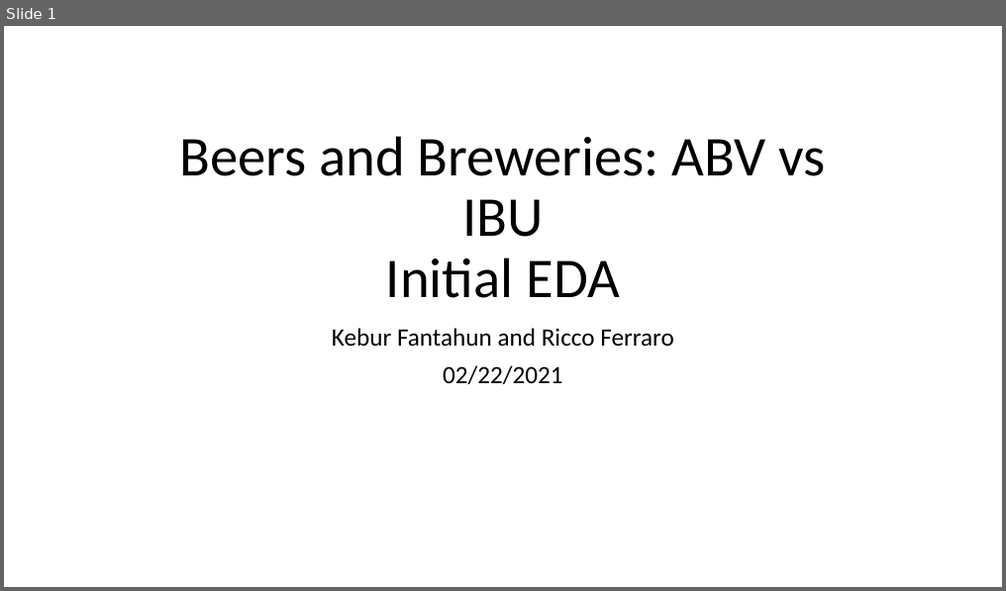
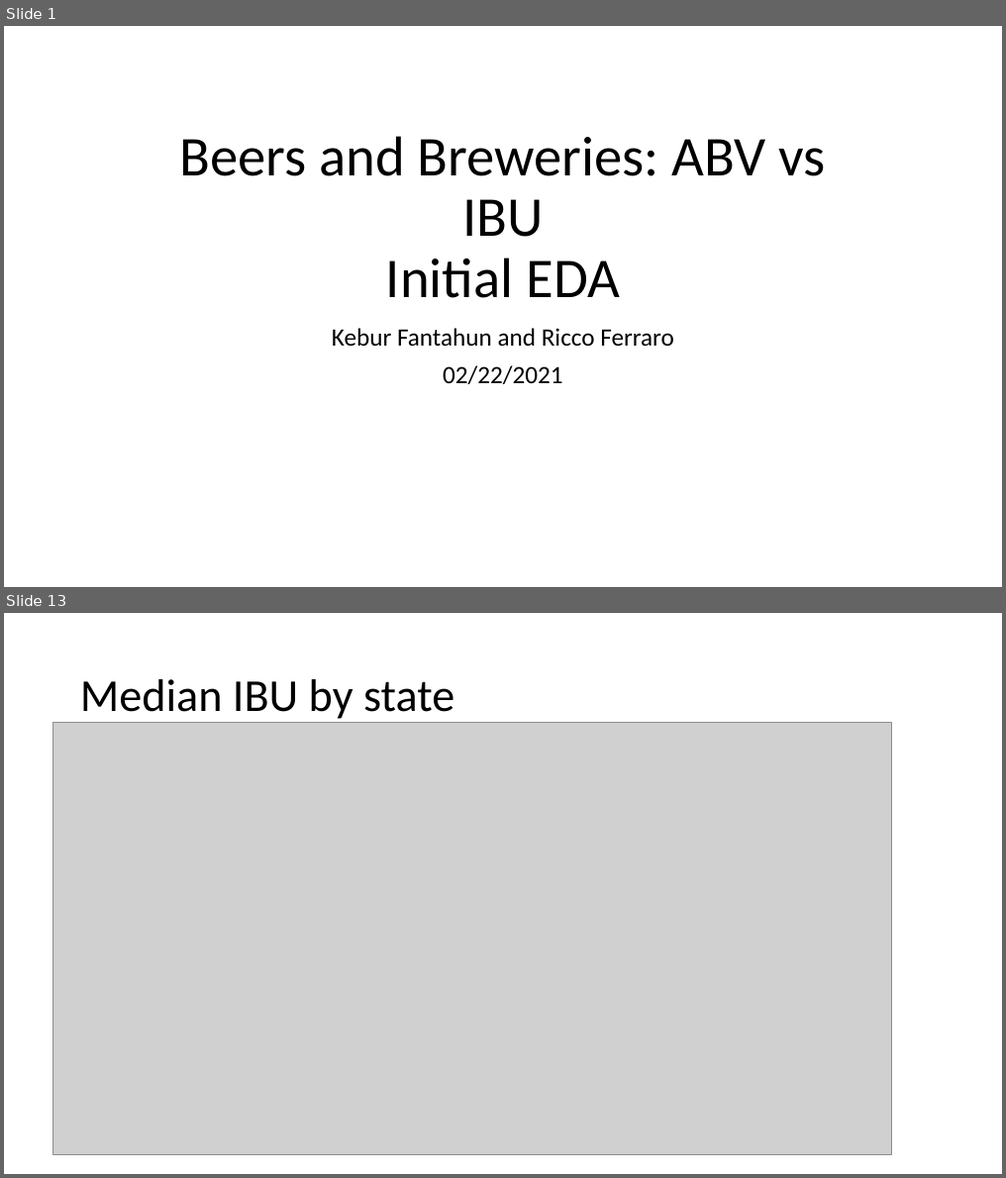
Before and after one commit to RiccoFerraro/dds_case_study_1, a slide deck: Beers_and_Breweries.pptx. Shown one above the other, each under a label of ours: slide 1 before the commit, slides 1 and 13 after it; the slides between them are not shown. The pictures are 1006x591 and 1006x1178 pixels, drawn with LibreOffice and Linux fonts; fonts in the diff are those of the drawing; grey boxes stand for pictures. Boxes give left, top, right and bottom in pixels: in the first picture for what was removed or moved away, otherwise in the second. Text is boxed around its words. In the diff, an @@ line names an element or a change of style, - is before the commit and + after.

```diff
--- a/Beers_and_Breweries.pptx
+++ b/Beers_and_Breweries.pptx
@@ slide 13 added at [4,613,1002,1174], background #FFFFFF @@
@@ title added at [80,679,454,723], 44 pt, text #000000 @@
+Median IBU by state
@@ picture added at [54,722,892,1155] @@
```
Also in this commit, not shown: 6 slides changed, 12 other slides added, 2 slides removed, 3 other files.
